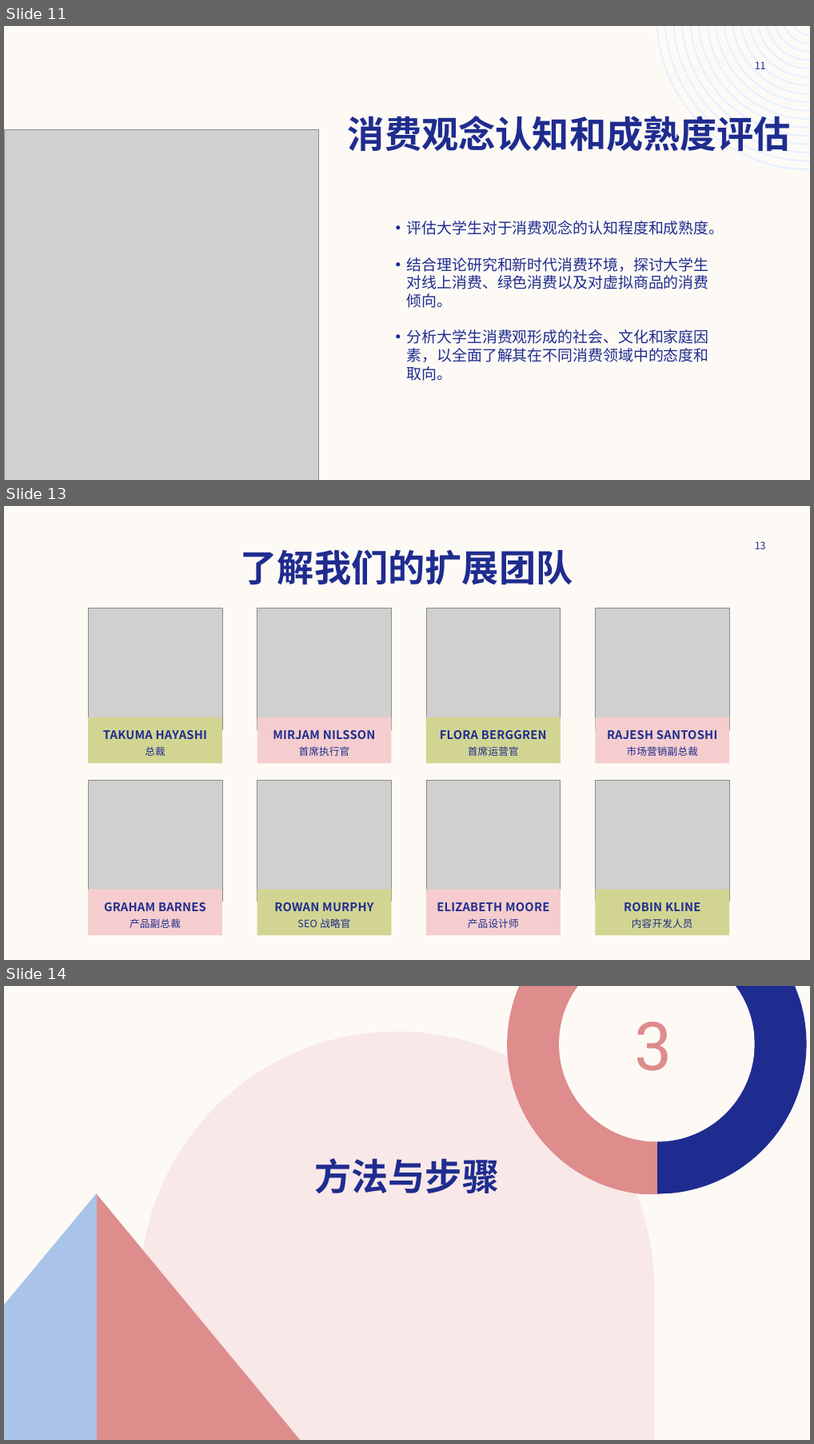
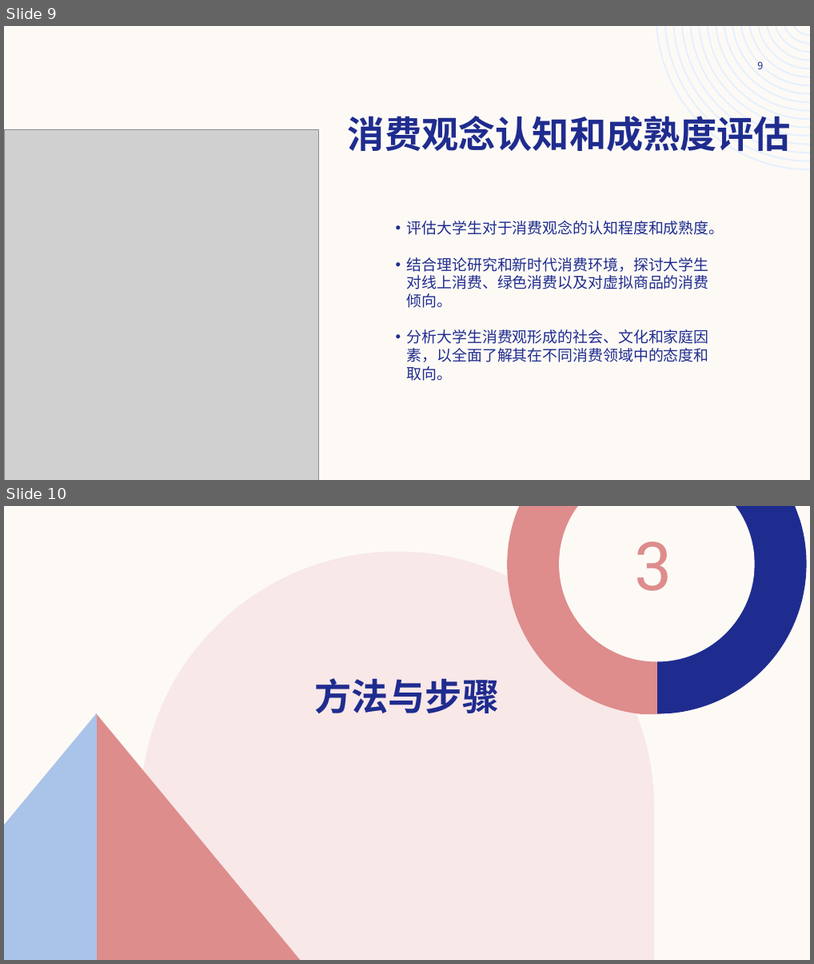
Before and after one commit to Mhenwa/00, a slide deck: 开题/原版/计算机科学与技术22-1_第3组_开题汇报_零零后大学生的消费行为调研.pptx. Shown one above the other, each under a label of ours: slides 11, 13 and 14 before the commit, slides 9 and 10 after it; the slides between them are not shown. The pictures are 814x1444 and 814x964 pixels, drawn with LibreOffice and Linux fonts; fonts in the diff are those of the drawing; grey boxes stand for pictures. Boxes give left, top, right and bottom in pixels: in the first picture for what was removed or moved away, otherwise in the second. Text is boxed around its words. In the diff, an @@ line names an element or a change of style, - is before the commit and + after.

```diff
--- a/开题/原版/计算机科学与技术22-1_第3组_开题汇报_零零后大学生的消费行为调研.pptx
+++ b/开题/原版/计算机科学与技术22-1_第3组_开题汇报_零零后大学生的消费行为调研.pptx
@@ slide 13 removed at bbox=[4, 506, 810, 960], background #FDFAF6 @@
@@ title removed at bbox=[241, 549, 574, 585] @@
-了解我们的扩展团队
@@ page number removed at bbox=[755, 541, 766, 549] @@
-13
@@ picture removed at bbox=[88, 608, 222, 729] @@
@@ picture removed at bbox=[258, 608, 392, 729] @@
@@ picture removed at bbox=[426, 608, 561, 729] @@
@@ picture removed at bbox=[596, 608, 730, 729] @@
@@ text removed at bbox=[88, 717, 222, 763] @@
-TAKUMA HAYASHI
@@ text removed at bbox=[258, 717, 392, 763] @@
-MIRJAM NILSSON
@@ text removed at bbox=[426, 717, 561, 763] @@
-FLORA BERGGREN
@@ text removed at bbox=[596, 717, 730, 763] @@
-RAJESH SANTOSHI
@@ text removed at bbox=[145, 746, 165, 756] @@
-总裁
@@ text removed at bbox=[299, 746, 350, 756] @@
-首席执行官
@@ text removed at bbox=[468, 746, 519, 756] @@
-首席运营官
@@ text removed at bbox=[627, 746, 698, 756] @@
-市场营销副总裁
@@ picture removed at bbox=[88, 780, 222, 901] @@
@@ picture removed at bbox=[258, 780, 392, 901] @@
@@ picture removed at bbox=[426, 780, 561, 901] @@
@@ picture removed at bbox=[596, 780, 730, 901] @@
@@ text removed at bbox=[88, 889, 222, 935] @@
-GRAHAM BARNES
@@ text removed at bbox=[258, 889, 392, 935] @@
-ROWAN MURPHY
@@ text removed at bbox=[426, 889, 561, 935] @@
-ELIZABETH MOORE
@@ text removed at bbox=[596, 889, 730, 935] @@
-ROBIN KLINE
@@ text removed at bbox=[130, 918, 181, 928] @@
-产品副总裁
@@ text removed at bbox=[298, 918, 350, 928] @@
-SEO 战略官
@@ text removed at bbox=[468, 918, 519, 928] @@
-产品设计师
@@ text removed at bbox=[632, 918, 694, 928] @@
-内容开发人员
@@ what was slide 11 is now slide 9 @@
@@ page number at bbox=[758, 61, 763, 69]: text changed @@
-11
+9
@@ what was slide 14 is now slide 10 @@
```
Also in this commit, not shown: 1 slide changed, 3 other slides removed, 3 other files.
